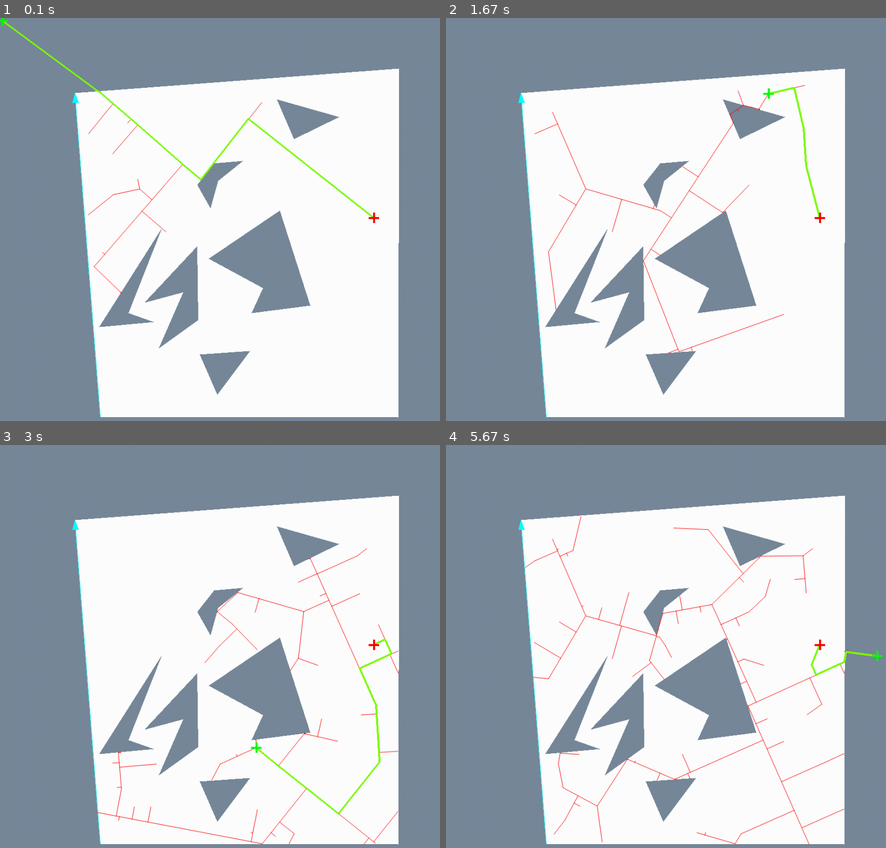
Above: before the commit, frames 1-4 (two rows, left to right).
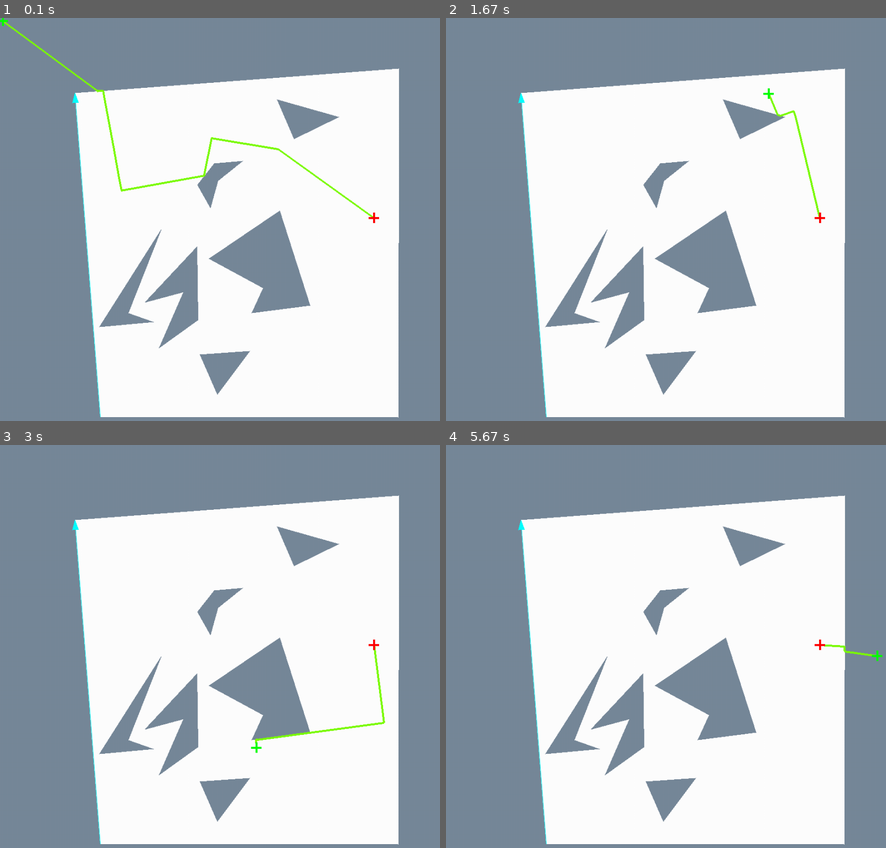
Above: after the commit, the same moments.

Repository: DoYouEvenStackSmash/planning-algorithms-exercises
Game: pygame game, started from src/ch5/random-dense-tree/rdt-demo.py
The game is run twice, just before and just after one commit, with the same random seed, the same clock (stepped at 60 frames per second) and the same inputs.
Inputs (mouse positions are in pixels of both pictures, inside the frame that each line leads up to):
- Up to frame 1 (0.1 s): no input
- Up to frame 2 (1.67 s): move the mouse to (674, 288) at 0.37 s; move the mouse to (573, 271) at 0.87 s; move the mouse to (767, 94) at 1.22 s
- Up to frame 3 (3 s): move the mouse to (259, 525) at 1.82 s; move the mouse to (255, 747) at 2.55 s
- Up to frame 4 (5.67 s): move the mouse to (824, 771) at 3.42 s; move the mouse to (824, 650) at 4.38 s; move the mouse to (877, 654) at 5.42 s

The runs differ from the first frame. In frame 1, 1.1% of the frame differs, in the area x 20-85%, y 17-69%; in frame 2, 0.9%; in frame 3, 1.5%, in the area x 22-91%, y 25-100%; in frame 4, 1.5%.

Commit message:
added kdtree and slightly modified helpers apparently

Diff:
--- a/src/ch5/2d-incremental-collision-checking/multi-polygon-voronoi-system.py
+++ b/src/ch5/2d-incremental-collision-checking/multi-polygon-voronoi-system.py
@@ -71,6 +71,7 @@
           continue
 
         update_world(screen, A, Olist, pts, VERBOSE)
+        pygame.display.update()
         pts = []
 
 
--- a/src/ch5/random-dense-tree/helpers.py
+++ b/src/ch5/random-dense-tree/helpers.py
@@ -131,17 +131,15 @@
     for i, e in enumerate(edge_list):
         p1, p2 = vtx_list[e[0]].pt, vtx_list[e[1]].pt
         n = get_normal_pt((p1, p2), tpt)
-        d = dist(n, tpt)
         if dist(n, p1) < dist(p1, p2) and dist(n, p2) < dist(p1, p2):
+            d = dist(n, tpt)
             if d < min_edist:
                 min_edist = d
                 min_eidx = i
     # find the nearest vertex
-    for i, v in enumerate(vtx_list):
-        d = dist(v.pt, tpt)
-        if d < min_vdist:
-            min_vdist = d
-            min_vidx = i
+    dlist = np.array([dist(vtx_list[i].pt,tpt) for i in range(len(vtx_list))])
+    min_vidx = np.argmin(dlist)
+    min_vdist = dlist[min_vidx]
 
     # return the nearest feature
     if min_vdist < min_edist:
--- a/src/ch5/random-dense-tree/rdt-demo.py
+++ b/src/ch5/random-dense-tree/rdt-demo.py
@@ -8,17 +8,17 @@
 import sys
 import numpy as np
 from graph_processing import *
-
+import random
 sys.path.append("./DCEL")
 from helpers import *
 
 from test_objects import *
 
-GOAL_SEEK_PROB = 0.33
+GOAL_SEEK_PROB = 0.02
 rng = np.random.default_rng()
 rand_val = lambda: (int(rng.uniform(0, int(GOAL_SEEK_PROB * 100))))
 
-DEBUG = True
+DEBUG = False
 
 
 def RDT_loop(screen, start, goal, obs_edge_set, input_points, obstacle_vertex_list):
@@ -92,7 +92,8 @@
                 pafn.frame_draw_bold_line(
                     screen, [vlist[p[0]].pt, vlist[p[1]].pt], pafn.colors["lawngreen"]
                 )
-            return
+            return True
+    return False
 
 
 get_adj_succ = lambda p: p.get_half_edge().get_next_half_edge().get_source_vertex()
@@ -121,8 +122,9 @@
             obs_edge_set.add((opl[val], opl[val2]))
 
     # sample the input space
-    input_points = get_rand_sequence(300)
+    input_points = get_rand_sequence(400)
     ips = set(input_points)
+
     for tpt in input_points:
         f2 = get_nearest_feature(ovl, obs_edge_set, tpt)
         n = None
@@ -130,9 +132,10 @@
             n = get_normal_pt((ovl[f2[0]].pt, ovl[f2[1]].pt), tpt)
         else:
             n = ovl[f2[0]].pt
-        if dist(tpt, n) < 1:
+        if dist(tpt, n) < 3:
             ips.remove(tpt)
     input_points = list(ips)
+
 
     draw_face(screen, dcel, ID)
     pygame.display.update()
@@ -151,7 +154,9 @@
             last = goal
             pafn.clear_frame(screen)
             draw_face(screen, dcel, ID)
-            RDT_loop(screen, goal, g, obs_edge_set, input_points, ovl)
+            flag = RDT_loop(screen, goal, g, obs_edge_set, input_points, ovl)
+            if not flag:
+                random.shuffle(input_points)
             pafn.frame_draw_cross(screen, g, pafn.colors["red"])
             pafn.frame_draw_cross(screen, goal, pafn.colors["green"])
             pygame.display.update()
